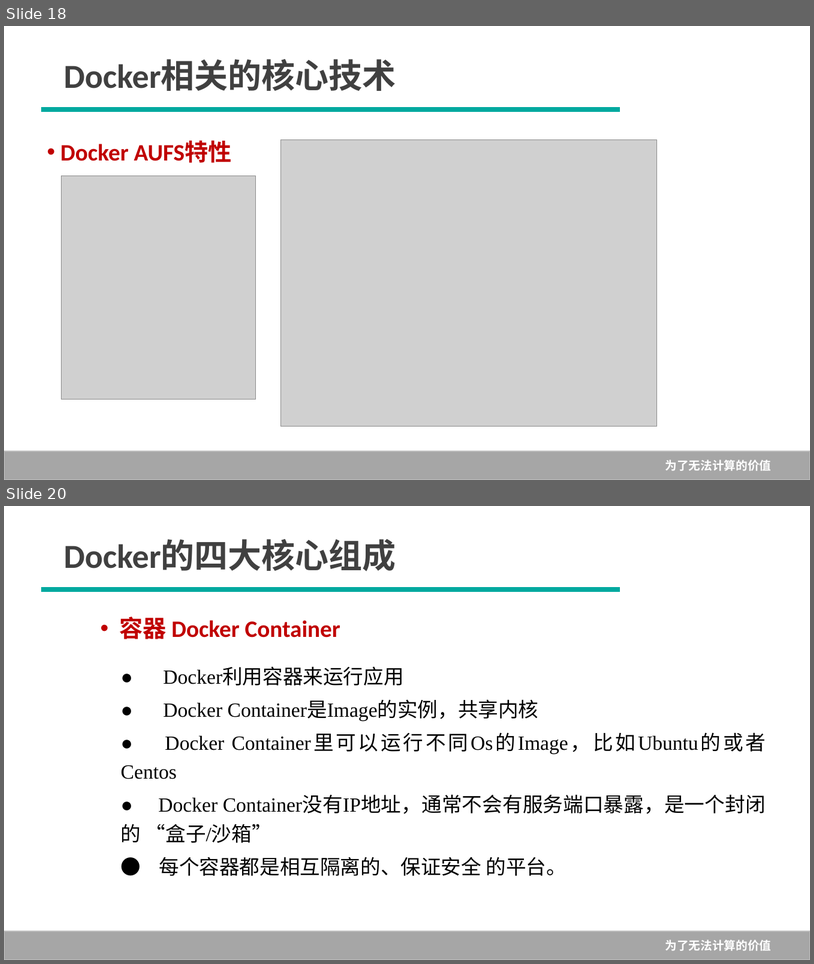
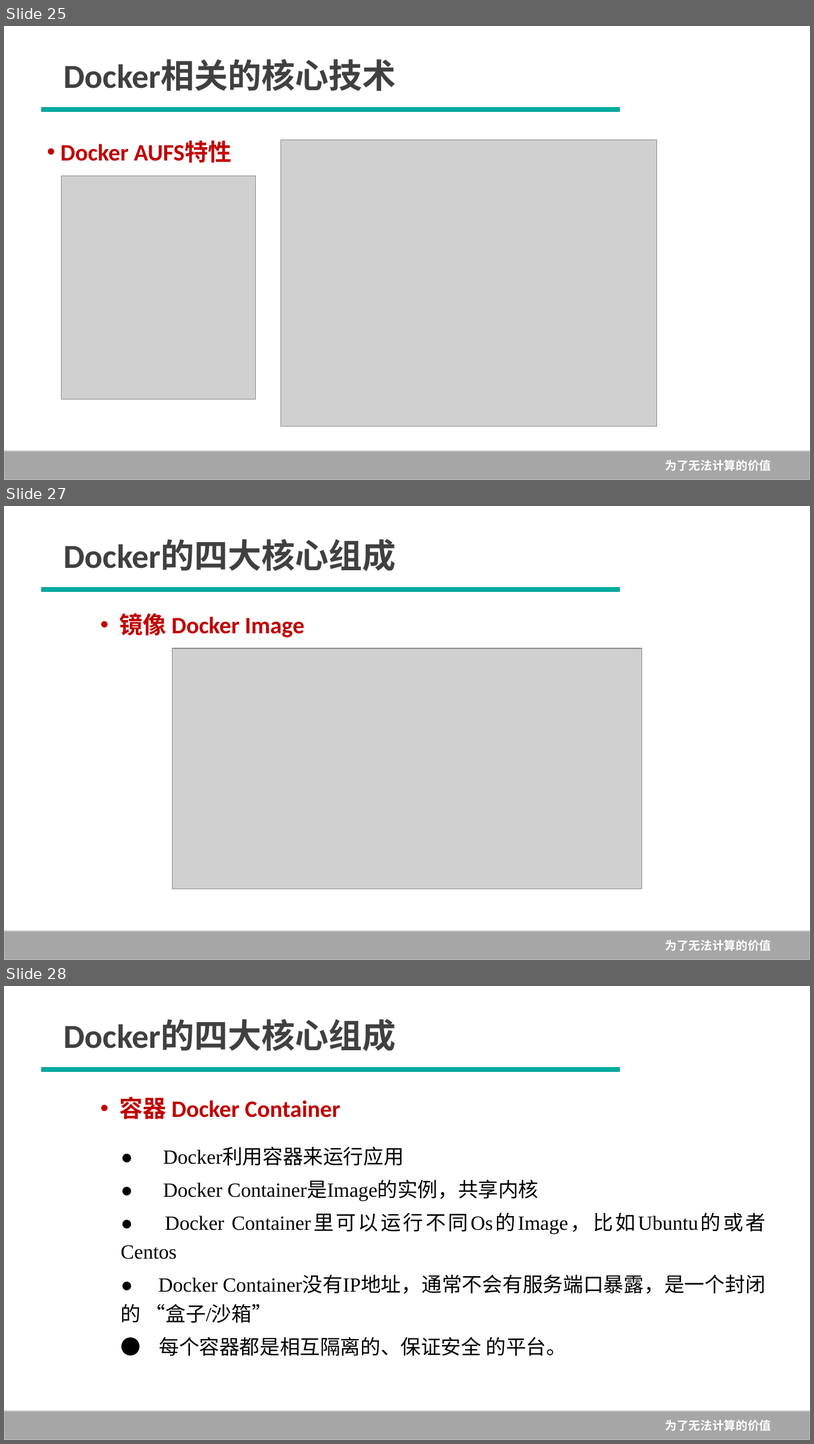
Before and after one commit to Rain-Ricky/TEST1, a slide deck: 1--Docker概述.pptx. Shown one above the other, each under a label of ours: slides 18 and 20 before the commit, slides 25, 27 and 28 after it; the slides between them are not shown. The pictures are 814x964 and 814x1444 pixels, drawn with LibreOffice and Linux fonts; fonts in the diff are those of the drawing; grey boxes stand for pictures; background and template pictures are left out. Boxes give left, top, right and bottom in pixels: in the first picture for what was removed or moved away, otherwise in the second. Text is boxed around its words. In the diff, an @@ line names an element or a change of style, - is before the commit and + after.

```diff
--- a/1--Docker概述.pptx
+++ b/1--Docker概述.pptx
@@ slide 27 added at (x1=4, y1=506, x2=810, y2=960), background #FFFFFF; not listed: 1 template element that a slide beside it also shows @@
@@ text added at (x1=64, y1=540, x2=396, y2=571), 40 pt, text #404040, bold @@
+Docker的四大核心组成
@@ line added from (42, 589) to (620, 589), #00A99F 5.75 pt @@
@@ text added at (x1=119, y1=613, x2=305, y2=637), 28 pt, text #C00000, bold @@
+• 镜像 Docker Image
@@ picture added at (x1=172, y1=648, x2=642, y2=888) @@
@@ what was slide 18 is now slide 25 @@
@@ what was slide 20 is now slide 28 @@
```
Also in this commit, not shown: 7 slides changed, 11 other slides added, 3 slides removed, 1 other file.
